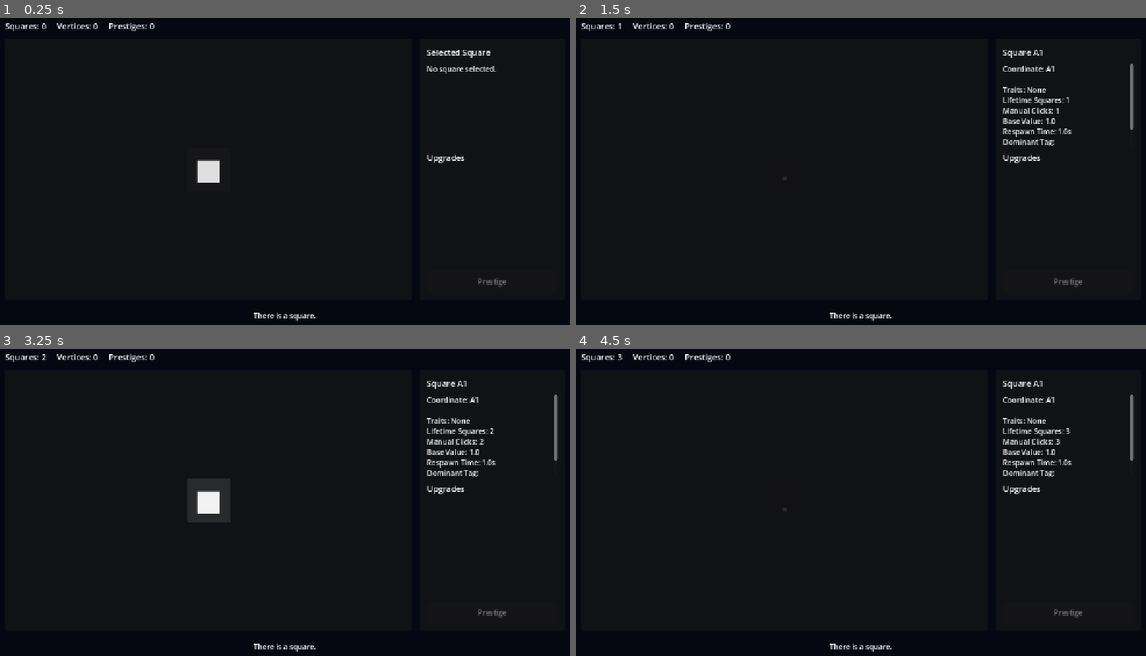
Above: before the commit, frames 1-4 (two rows, left to right).
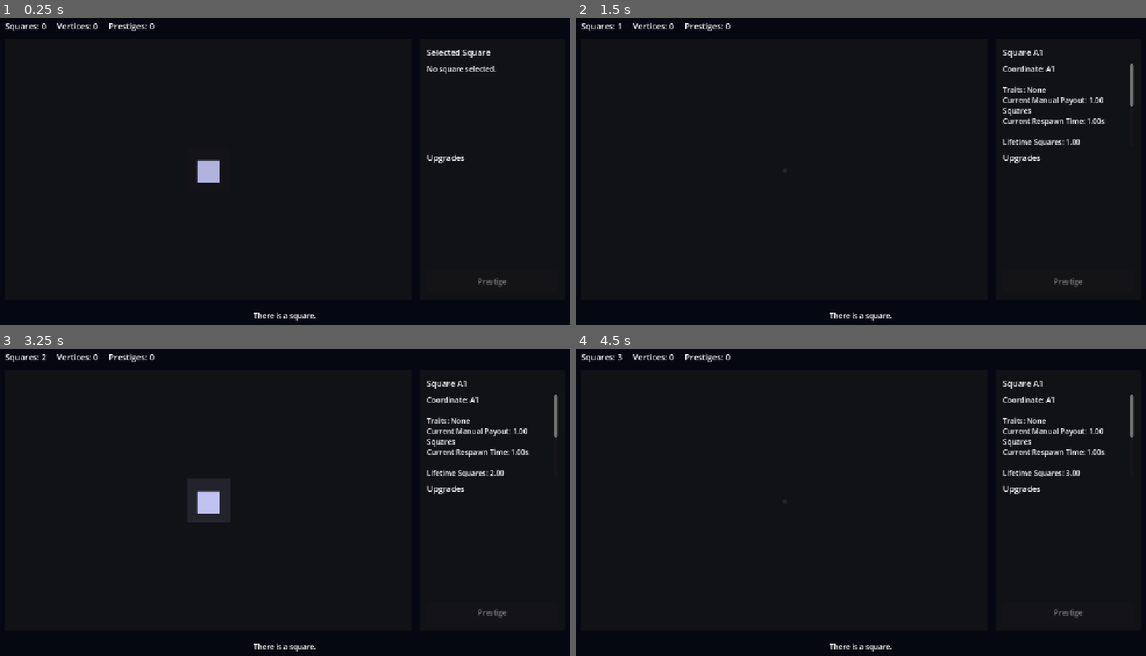
Above: after the commit, the same moments.

Repository: franciscoCapa27/Squared_2
Game: Godot game, scene res://scenes/main/Main.tscn
The game is run twice, just before and just after one commit, with the same random seed, the same clock (stepped at 60 frames per second) and the same inputs.
Inputs:
- Up to frame 1 (0.25 s): no input
- Up to frame 2 (1.5 s): click "■" at 0.5 s; tap Enter at 1.25 s
- Up to frame 3 (3.25 s): click "■" at 2 s; tap Space at 2.75 s
- Up to frame 4 (4.5 s): click "■" at 3.5 s; tap Enter at 4.25 s

The runs differ from the first frame. In frame 1, 0.3% of the frame differs, in the area x 34-39%, y 46-54%; in frame 2, 0.9%; in frame 3, 1.2%, in the area x 34-98%, y 25-54%; in frame 4, 0.9%.

Commit message:
Added Trait logic
Added Trait assignment on prestige and added quick and dense traits all modular

Diff:
--- /dev/null
+++ b/squared-2/data/traits/common/dense.tres
@@ -0,0 +1,31 @@
+[gd_resource type="Resource" script_class="TraitDefinition" format=3 uid="uid://fmifkygcbls"]
+
+[ext_resource type="Script" uid="uid://mgrglak6u0c0" path="res://scripts/resources/effect_component.gd" id="1_p43dh"]
+[ext_resource type="Script" uid="uid://crmybp42r8q3a" path="res://scripts/resources/trait_definition.gd" id="2_mm6yg"]
+
+[sub_resource type="Resource" id="Resource_p43dh"]
+script = ExtResource("1_p43dh")
+target_stat = "square_value"
+value = 1.5
+metadata/_custom_type_script = "uid://mgrglak6u0c0"
+
+[sub_resource type="Resource" id="Resource_mm6yg"]
+script = ExtResource("1_p43dh")
+target_stat = "respawn_time"
+value = 1.15
+metadata/_custom_type_script = "uid://mgrglak6u0c0"
+
+[resource]
+script = ExtResource("2_mm6yg")
+id = "dense"
+display_name = "Dense"
+description = "+50% Squares from this square, but +15% respawn time."
+tags = Array[String](["value", "heavy"])
+effect_components = Array[ExtResource("1_p43dh")]([SubResource("Resource_p43dh"), SubResource("Resource_mm6yg")])
+name_prefixes = Array[String](["Dense"])
+visual_base_color_weight = Color(1, 0.72156864, 1, 1)
+visual_accent_color_weight = Color(0.7647059, 1, 1, 1)
+visual_glow_weight = 1
+visual_edge_complexity_weight = 1
+script_hook_id = "\"\""
+metadata/_custom_type_script = "uid://crmybp42r8q3a"
--- /dev/null
+++ b/squared-2/data/traits/common/quick.tres
@@ -0,0 +1,30 @@
+[gd_resource type="Resource" script_class="TraitDefinition" format=3 uid="uid://cs2kn1kcq6pa6"]
+
+[ext_resource type="Script" uid="uid://mgrglak6u0c0" path="res://scripts/resources/effect_component.gd" id="1_2bbb4"]
+[ext_resource type="Script" uid="uid://crmybp42r8q3a" path="res://scripts/resources/trait_definition.gd" id="2_lfhmg"]
+
+[sub_resource type="Resource" id="Resource_2bbb4"]
+script = ExtResource("1_2bbb4")
+target_stat = "respawn_time"
+value = 0.75
+metadata/_custom_type_script = "uid://mgrglak6u0c0"
+
+[sub_resource type="Resource" id="Resource_lfhmg"]
+script = ExtResource("1_2bbb4")
+target_stat = "square_value"
+value = 0.9
+metadata/_custom_type_script = "uid://mgrglak6u0c0"
+
+[resource]
+script = ExtResource("2_lfhmg")
+id = "quick"
+display_name = "Quick"
+description = "-25% respawn time, but -10% Squares from this square."
+tags = Array[String](["speed"])
+effect_components = Array[ExtResource("1_2bbb4")]([SubResource("Resource_2bbb4"), SubResource("Resource_lfhmg")])
+name_prefixes = Array[String](["Quick"])
+visual_base_color_weight = Color(1, 1, 0.38039216, 1)
+visual_accent_color_weight = Color(0.39607844, 1, 0.36862746, 1)
+visual_glow_weight = 1
+visual_edge_complexity_weight = 1
+metadata/_custom_type_script = "uid://crmybp42r8q3a"
--- a/squared-2/project.godot
+++ b/squared-2/project.godot
@@ -18,6 +18,7 @@
 [autoload]
 
 EventBus="*uid://ol8d68orx64t"
+TraitDatabase="*uid://lp5heyu6k0ul"
 GameState="*uid://dndrl7bbxqkwo"
 
 [display]
--- a/squared-2/scripts/autoload/game_state.gd
+++ b/squared-2/scripts/autoload/game_state.gd
@@ -59,6 +59,8 @@
 		_unlock_grid_size_2()
 		EventBus.story_message.emit("One became four. The void has corners now.")
 
+	_apply_random_trait_to_random_square()
+
 	EventBus.vertices_changed.emit(vertices)
 	EventBus.prestige_changed.emit(prestige_count)
 	EventBus.squares_changed.emit(squares)
@@ -82,3 +84,51 @@
 		square_data.created_at_prestige = prestige_count
 		square_data.created_at_grid_tier = 1
 		squares_by_id[square_id] = square_data
+
+func _apply_random_trait_to_random_square() -> void:
+	if square_ids.is_empty():
+		return
+
+	var trait_definition := TraitDatabase.get_random_trait(grid_size)
+
+	if trait_definition == null:
+		return
+
+	var target_square_id: String = square_ids.pick_random() as String
+	var target_square := get_square(target_square_id)
+
+	if target_square == null:
+		return
+
+	var trait_instance := TraitInstance.new(
+		trait_definition,
+		prestige_count,
+		grid_size
+	)
+
+	target_square.add_trait(trait_instance)
+	target_square.display_name = _generate_square_name(target_square)
+
+	EventBus.story_message.emit(
+		"%s gained the %s Trait." % [
+			target_square.display_name,
+			trait_definition.display_name
+		]
+	)
+
+func _generate_square_name(square_data: SquareData) -> String:
+	if square_data == null:
+		return "Unknown Square"
+
+	var trait_names := square_data.get_trait_names()
+
+	if trait_names.is_empty():
+		return "Square %s" % square_data.coordinate
+
+	if trait_names.size() == 1:
+		return "%s Square" % trait_names[0]
+
+	var latest_trait : String = trait_names.back() as String
+	var first_trait : String = trait_names.front() as String
+
+	return "%s Square of %s" % [latest_trait, first_trait]
--- /dev/null
+++ b/squared-2/scripts/autoload/trait_database.gd
@@ -0,0 +1,104 @@
+extends Node
+
+const TRAIT_ROOT_PATH := "res://data/traits"
+
+var traits_by_id: Dictionary = {}
+var all_traits: Array[TraitDefinition] = []
+
+func _ready() -> void:
+	load_traits()
+
+func load_traits() -> void:
+	traits_by_id.clear()
+	all_traits.clear()
+
+	_load_traits_recursive(TRAIT_ROOT_PATH)
+
+	print("Loaded %s traits." % all_traits.size())
+
+func _load_traits_recursive(path: String) -> void:
+	var dir := DirAccess.open(path)
+
+	if dir == null:
+		push_error("Could not open trait directory: %s" % path)
+		return
+
+	dir.list_dir_begin()
+	var file_name := dir.get_next()
+
+	while file_name != "":
+		if file_name.begins_with("."):
+			file_name = dir.get_next()
+			continue
+
+		var full_path := path.path_join(file_name)
+
+		if dir.current_is_dir():
+			_load_traits_recursive(full_path)
+		elif file_name.ends_with(".tres") or file_name.ends_with(".res"):
+			_load_trait_resource(full_path)
+
+		file_name = dir.get_next()
+
+	dir.list_dir_end()
+
+func _load_trait_resource(path: String) -> void:
+	var resource := load(path)
+
+	if resource == null:
+		push_warning("Failed to load trait resource: %s" % path)
+		return
+
+	if not resource is TraitDefinition:
+		push_warning("Resource is not a TraitDefinition: %s" % path)
+		return
+
+	var trait_iter := resource as TraitDefinition
+
+	if trait_iter.id.strip_edges() == "":
+		push_warning("Trait has empty id: %s" % path)
+		return
+
+	if traits_by_id.has(trait_iter.id):
+		push_warning("Duplicate trait id '%s' at %s" % [trait_iter.id, path])
+		return
+
+	traits_by_id[trait_iter.id] = trait_iter
+	all_traits.append(trait_iter)
+
+func get_trait(trait_id: String) -> TraitDefinition:
+	return traits_by_id.get(trait_id)
+
+func get_available_traits(grid_tier: int) -> Array[TraitDefinition]:
+	var available: Array[TraitDefinition] = []
+
+	for trait_iter in all_traits:
+		if trait_iter.min_grid_tier <= grid_tier:
+			available.append(trait_iter)
+
+	return available
+
+func get_random_trait(grid_tier: int) -> TraitDefinition:
+	var available := get_available_traits(grid_tier)
+
+	if available.is_empty():
+		push_warning("No available traits for grid tier %s." % grid_tier)
+		return null
+
+	var total_weight := 0.0
+
+	for trait_iter in available:
+		total_weight += trait_iter.weight
+
+	if total_weight <= 0.0:
+		return available.pick_random() as TraitDefinition
+
+	var roll := randf() * total_weight
+	var running_total := 0.0
+
+	for trait_iter in available:
+		running_total += trait_iter.weight
+		if roll <= running_total:
+			return trait_iter
+
+	return available.back()
--- a/squared-2/scripts/core/square_data.gd
+++ b/squared-2/scripts/core/square_data.gd
@@ -139,9 +139,29 @@
 
 	profile.dominant_tag = _get_most_common_tag(tag_counts, 0)
 	profile.secondary_tag = _get_most_common_tag(tag_counts, 1)
-
+	profile.base_color = _get_color_for_dominant_tag(profile.dominant_tag)
+	profile.accent_color = _get_color_for_dominant_tag(profile.secondary_tag)
 	visual_profile = profile
 
+func _get_color_for_dominant_tag(tag: String) -> Color:
+	match tag:
+		"speed":
+			return Color(0.55, 0.75, 1.0, 1.0)
+		"value":
+			return Color(1.0, 0.75, 0.45, 1.0)
+		"heavy":
+			return Color(1.0, 0.65, 0.45, 1.0)
+		"passive":
+			return Color(0.75, 0.85, 1.0, 1.0)
+		"chance":
+			return Color(0.85, 0.65, 1.0, 1.0)
+		"corruption":
+			return Color(0.65, 1.0, 0.65, 1.0)
+		_:
+			if traits.size() > 0:
+				return Color(0.85, 0.85, 1.0, 1.0)
+
+			return Color.WHITE
 func _get_most_common_tag(tag_counts: Dictionary, index: int) -> String:
 	if tag_counts.is_empty():
 		return ""
--- a/squared-2/scripts/main/main.gd
+++ b/squared-2/scripts/main/main.gd
@@ -40,6 +40,7 @@
 		square_button.setup(square_id, "■")
 		square_button.square_clicked.connect(_on_square_clicked)
 		grid_root.add_child(square_button)
+		square_button.refresh_visuals()
 
 func _on_square_clicked(square_id: String) -> void:
 	GameState.click_square(square_id)
@@ -61,14 +62,20 @@
 	if not trait_names.is_empty():
 		trait_text = ", ".join(trait_names)
 
+	var manual_payout := SquareCalculator.calculate_manual_payout(square_data)
+	var respawn_time := SquareCalculator.calculate_respawn_time(square_data)
+
 	selected_square_details.text = (
 		"Coordinate: %s\n\n" % square_data.coordinate
 		+ "Traits: %s\n" % trait_text
-		+ "Lifetime Squares: %s\n" % int(square_data.lifetime_squares_generated)
+		+ "Current Manual Payout: %.2f Squares\n" % manual_payout
+		+ "Current Respawn Time: %.2fs\n\n" % respawn_time
+		+ "Lifetime Squares: %.2f\n" % square_data.lifetime_squares_generated
 		+ "Manual Clicks: %s\n" % square_data.lifetime_manual_clicks
-		+ "Base Value: %s\n" % square_data.base_value
-		+ "Respawn Time: %ss\n" % square_data.base_respawn_time
+		+ "Base Value: %.2f\n" % square_data.base_value
+		+ "Base Respawn Time: %.2fs\n\n" % square_data.base_respawn_time
 		+ "Dominant Tag: %s\n" % square_data.visual_profile.dominant_tag
+		+ "Secondary Tag: %s\n" % square_data.visual_profile.secondary_tag
 		+ "Glow Level: %s\n" % square_data.visual_profile.glow_level
 		+ "Edge Complexity: %s\n" % square_data.visual_profile.edge_complexity
 	)
--- a/squared-2/scripts/squares/square_button.gd
+++ b/squared-2/scripts/squares/square_button.gd
@@ -5,11 +5,13 @@
 var square_id: String = ""
 var is_respawning: bool = false
 var respawn_timer: SceneTreeTimer = null
+var normal_modulate: Color = Color.WHITE
 
 func setup(id: String, display_text: String = "■") -> void:
 	square_id = id
 	text = display_text
 	tooltip_text = "Square %s" % square_id
+	_apply_square_visuals()
 	_reset_visual_state()
 
 func _ready() -> void:
@@ -29,11 +31,25 @@
 
 	_start_respawn(respawn_time)
 
+func refresh_visuals() -> void:
+	_apply_square_visuals()
+	if not is_respawning:
+		_reset_visual_state()
+
+func _apply_square_visuals() -> void:
+	var square_data: SquareData = GameState.get_square(square_id)
+
+	if square_data == null:
+		normal_modulate = Color.WHITE
+		return
+
+	normal_modulate = square_data.visual_profile.base_color
+
 func _start_respawn(respawn_time: float) -> void:
 	is_respawning = true
 	disabled = true
-	modulate = Color(1, 1, 1, 0.25)
-	text = "."
+	modulate = Color(normal_modulate.r, normal_modulate.g, normal_modulate.b, 0.25)
+	text = "·"
 
 	respawn_timer = get_tree().create_timer(respawn_time)
 	await respawn_timer.timeout
@@ -48,4 +64,4 @@
 
 func _reset_visual_state() -> void:
 	text = "■"
-	modulate = Color(1, 1, 1, 1)
+	modulate = normal_modulate
--- a/squared-2/scripts/systems/square_calculator.gd
+++ b/squared-2/scripts/systems/square_calculator.gd
@@ -51,7 +51,13 @@
 		if effect.target_stat != target_stat:
 			continue
 
-		var effect_value := effect.value * trait_iter.effectiveness_multiplier
+		var effect_value := effect.value
+
+		if trait_iter.effectiveness_multiplier != 1.0:
+			if effect.operation == EffectComponent.Operation.MULTIPLY:
+				effect_value = lerp(1.0, effect.value, trait_iter.effectiveness_multiplier)
+			else:
+				effect_value = effect.value * trait_iter.effectiveness_multiplier
 
 		match effect.operation:
 			EffectComponent.Operation.ADD:
Not shown, added: squared-2/scripts/autoload/trait_database.gd.uid
Not shown, added: docs/TECHNICAL_OVERVIEW.md
